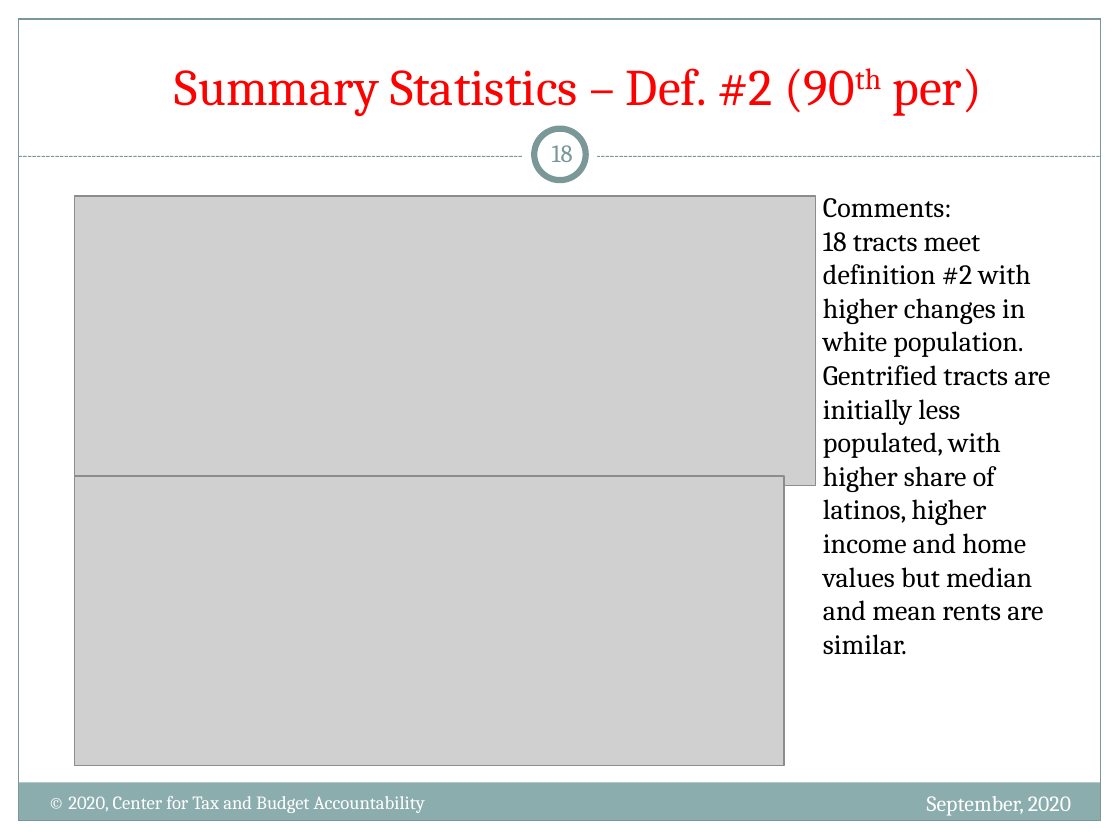
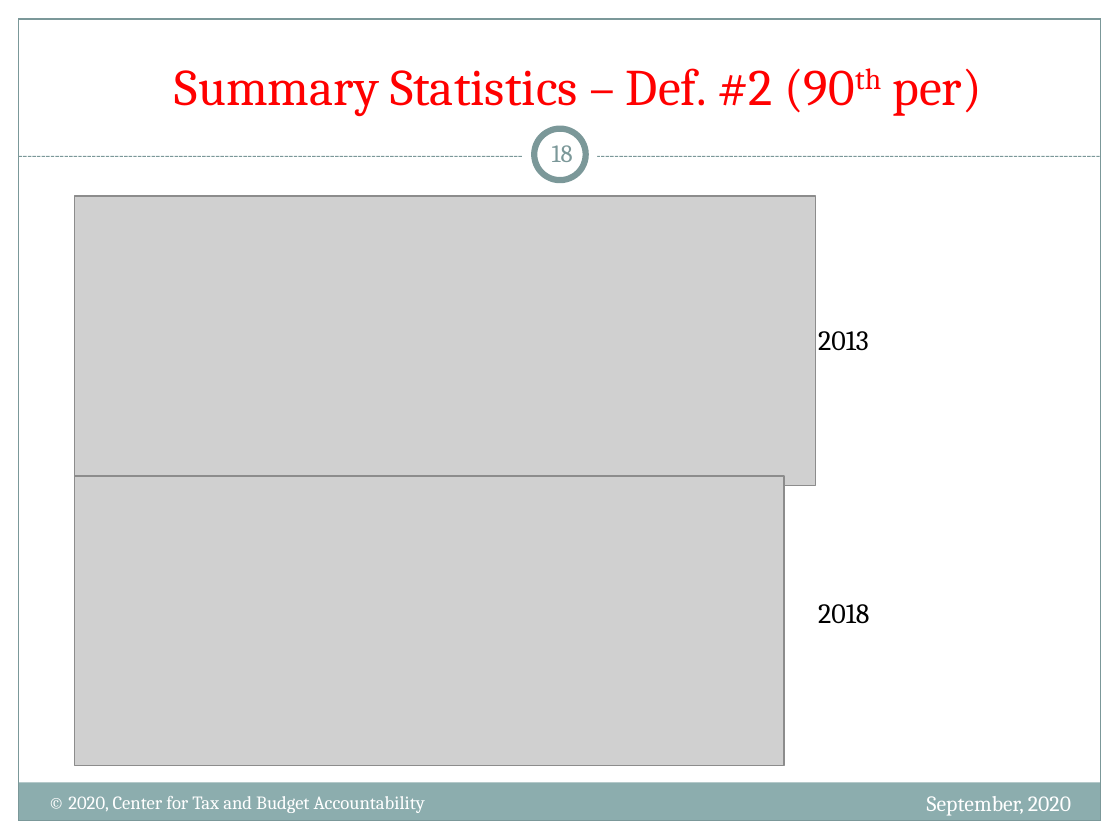
Before and after one commit to nanojgarcia/CTBA_FD, a slide deck: slide 18 of NHS - Gentrification in the City of Chicago.pptx. Drawn at 1120x840 pixels with LibreOffice and Linux fonts; fonts in the diff are those of the drawing; grey boxes stand for pictures. Boxes give left, top, right and bottom in pixels: in the first picture for what was removed or moved away, otherwise in the second. Text is boxed around its words. In the diff, an @@ line names an element or a change of style, - is before the commit and + after.

```diff
--- a/NHS - Gentrification in the City of Chicago.pptx
+++ b/NHS - Gentrification in the City of Chicago.pptx
@@ text removed at bbox=[823, 198, 1050, 655] @@
-Comments:
-18 tracts meet definition #2 with higher changes in white population. Gentrified tracts are initially less populated, with higher share of latinos, higher income and home values but median and mean rents are similar.
@@ text added at bbox=[818, 331, 869, 351], 18 pt, text #000000 @@
+2013
@@ text added at bbox=[818, 604, 869, 624], 18 pt, text #000000 @@
+2018
```
Also in this commit, not shown: 15 other slides changed, 1 slide added, 1 other file.
